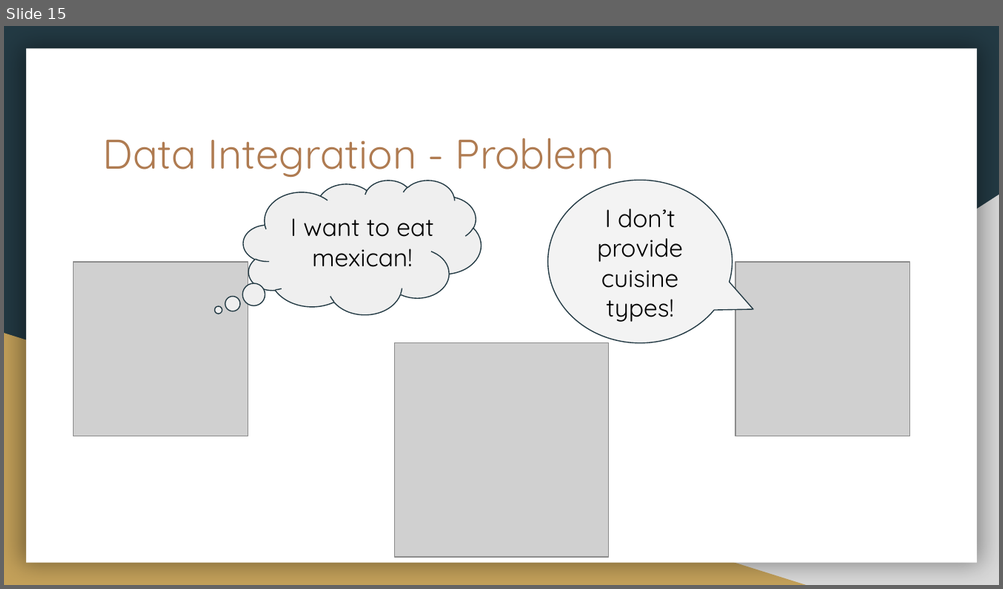
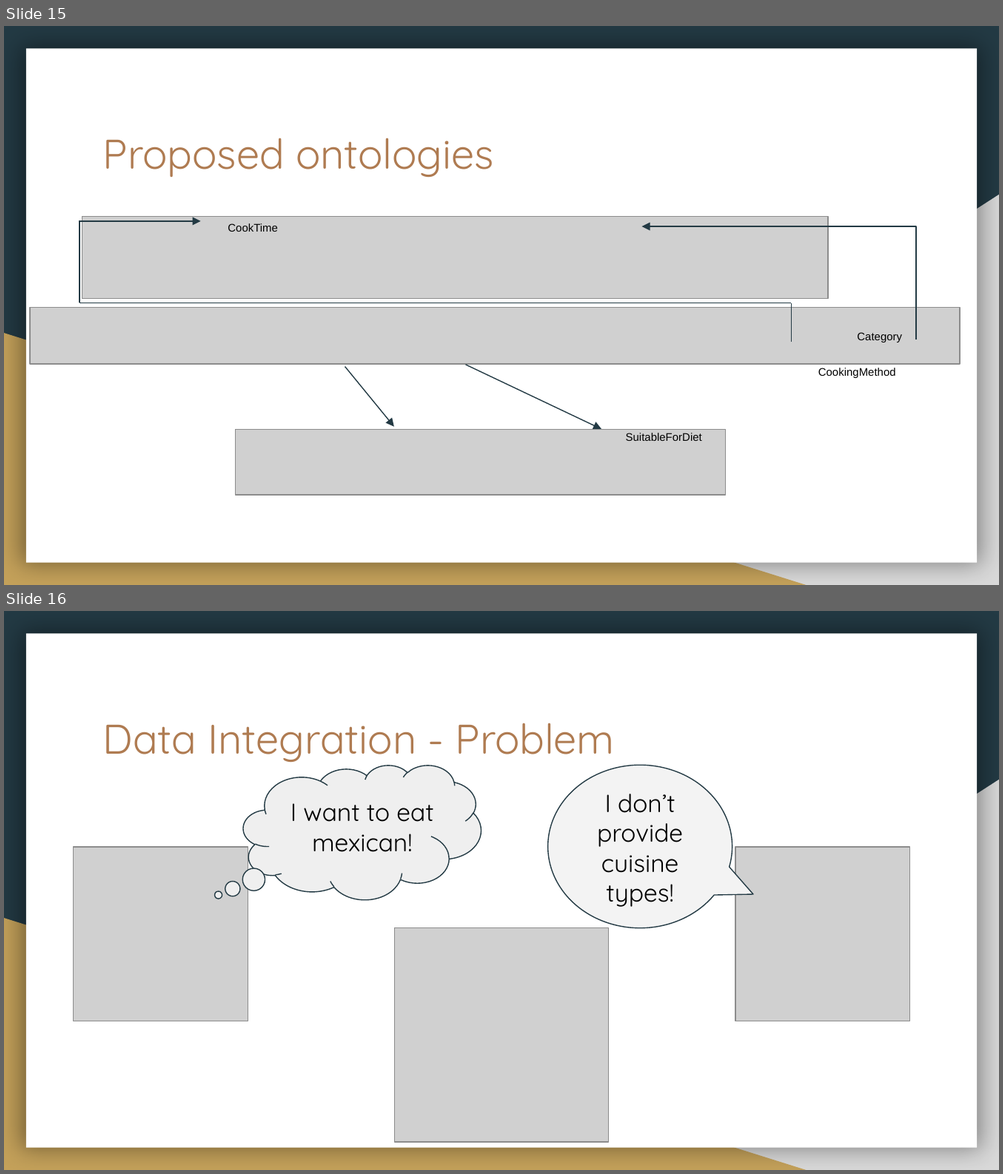
Before and after one commit to UniTN-KDILab/Slurpy--2018-19, a slide deck: presentation.pptx. Shown one above the other, each under a label of ours: slide 15 before the commit, slides 15 and 16 after it. The pictures are 1003x589 and 1003x1174 pixels, drawn with LibreOffice and Linux fonts; fonts in the diff are those of the drawing; grey boxes stand for pictures. Boxes give left, top, right and bottom in pixels: in the first picture for what was removed or moved away, otherwise in the second. Text is boxed around its words. In the diff, an @@ line names an element or a change of style, - is before the commit and + after.

```diff
--- a/presentation.pptx
+++ b/presentation.pptx
@@ slide 15 added at bbox=[4, 26, 999, 585], background #233A44; not listed: 3 template elements that a slide beside it also shows @@
@@ title added at bbox=[103, 138, 493, 177], 30 pt, text #AF7B51 @@
+Proposed ontologies
@@ line added from (79, 303) to (79, 221), #233A44 0.75 pt @@
@@ arrow added from (79, 221) to (201, 221), #233A44 0.75 pt @@
@@ picture added at bbox=[82, 217, 828, 300] @@
@@ text added at bbox=[227, 224, 278, 232], 8 pt, text #000000 @@
+CookTime
@@ elbow arrow added from (916, 339) to (642, 227), #233A44 0.75 pt @@
@@ picture added at bbox=[30, 307, 959, 364] @@
@@ line added from (791, 304) to (79, 304), #233A44 0.75 pt @@
@@ line added from (791, 342) to (791, 304), #233A44 0.75 pt @@
@@ text added at bbox=[856, 332, 902, 343], 8 pt, text #000000 @@
+Category
@@ arrow added from (345, 367) to (394, 427), #233A44 0.75 pt @@
@@ arrow added from (466, 365) to (602, 430), #233A44 0.75 pt @@
@@ text added at bbox=[818, 368, 896, 378], 8 pt, text #000000 @@
+CookingMethod
@@ picture added at bbox=[235, 430, 725, 495] @@
@@ text added at bbox=[626, 433, 702, 441], 8 pt, text #000000 @@
+SuitableForDiet
@@ what was slide 15 is now slide 16 @@
```
Also in this commit, not shown: 4 slides changed, 1 other slide added, 1 slide removed.
